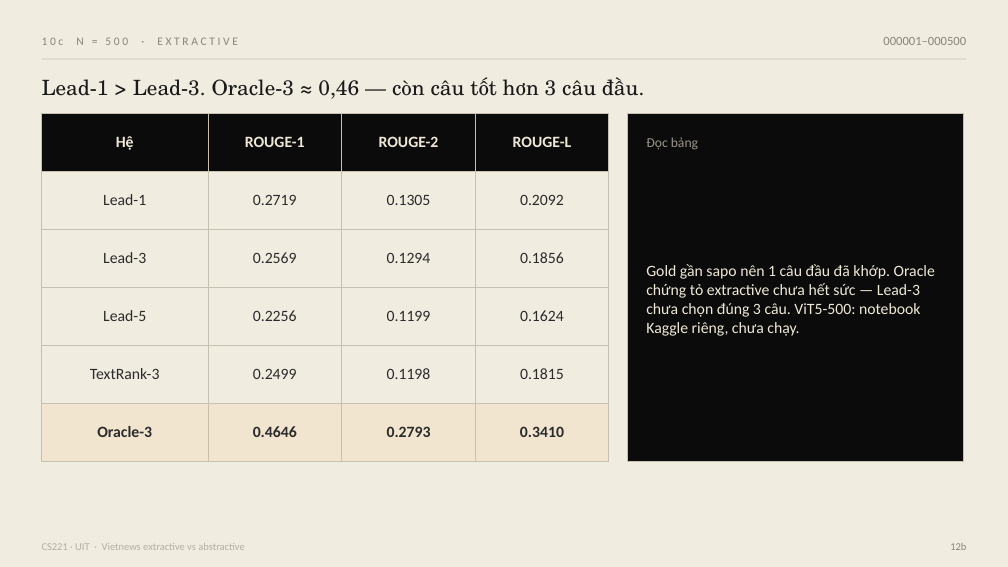
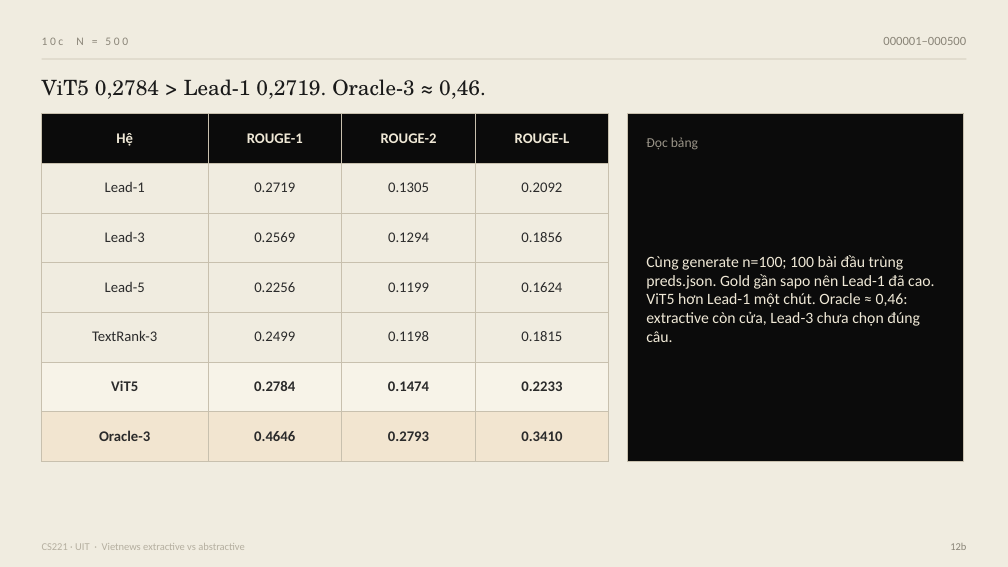
Before and after one commit to hoangdq08/uit-vietnews-summarization, a slide deck: slide 13 of slides/CS221-Vietnews-tom-tat.pptx. Drawn at 1008x567 pixels with LibreOffice and Linux fonts; fonts in the diff are those of the drawing. Boxes give left, top, right and bottom in pixels: in the first picture for what was removed or moved away, otherwise in the second. Text is boxed around its words. In the diff, an @@ line names an element or a change of style, - is before the commit and + after.

```diff
--- a/slides/CS221-Vietnews-tom-tat.pptx
+++ b/slides/CS221-Vietnews-tom-tat.pptx
@@ text at (x1=42, y1=37, x2=128, y2=45): text changed @@
-10c N = 500 · EXTRACTIVE
+10c N = 500
@@ text at (x1=42, y1=79, x2=486, y2=99): text changed @@
-Lead-1 > Lead-3. Oracle-3 ≈ 0,46 — còn câu tốt hơn 3 câu đầu.
+ViT5 0,2784 > Lead-1 0,2719. Oracle-3 ≈ 0,46.
@@ table at (x1=42, y1=113, x2=609, y2=461) @@
+row 6: ViT5 | 0.2784 | 0.1474 | 0.2233
@@ text at (x1=646, y1=255, x2=934, y2=342): text changed @@
-Gold gần sapo nên 1 câu đầu đã khớp. Oracle chứng tỏ extractive chưa hết sức — Lead-3 chưa chọn đúng 3 câu. ViT5-500: notebook Kaggle riêng, chưa chạy.
+Cùng generate n=100; 100 bài đầu trùng preds.json. Gold gần sapo nên Lead-1 đã cao. ViT5 hơn Lead-1 một chút. Oracle ≈ 0,46: extractive còn cửa, Lead-3 chưa chọn đúng câu.
```
Also in this commit, not shown: 1 other slide changed, 5 other files.
